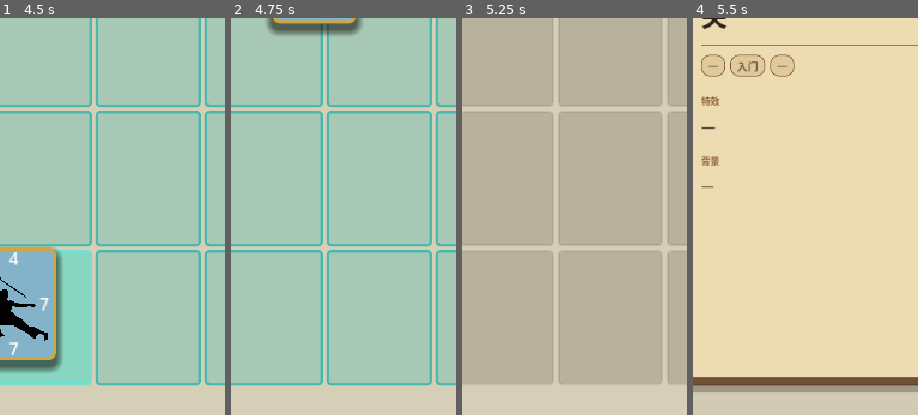
Above: before the commit, frames 1-4 (left to right).
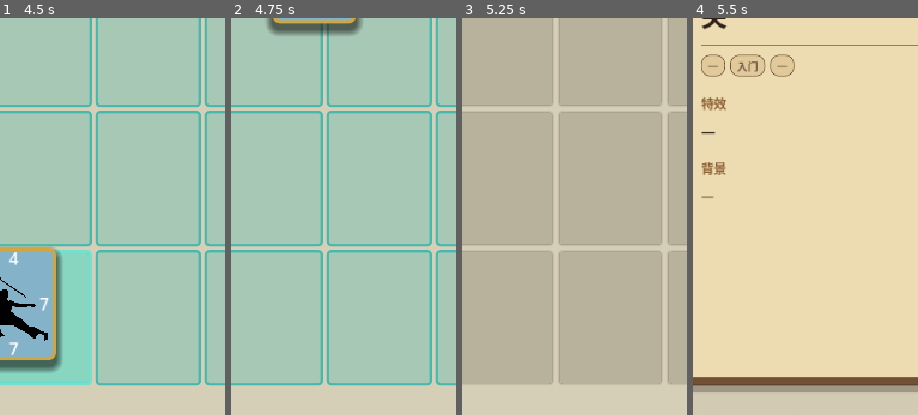
Above: after the commit, the same moments.

Repository: YLMstring/WuXiaCard
Game: Godot game, scene res://main.tscn
Same seed, same stepped clock (60 frames per second), same inputs: the game is played once before the commit and once after it.
Inputs (mouse positions are % of the whole screen's width and height, from its top left):
- Up to frame 1 (4.5 s): tap Enter at 0.5, 2, 3.5 s; drag from (12, 15) to (60, 27) at 0.52 s; tap Space at 1.25, 2.75, 4.25 s; drag from (31, 15) to (45, 70) at 1.27 s; move the mouse to (50, 15) at 2.02 s; click (50, 15) at 2.17 s; drag from (69, 15) to (20, 35) at 2.77 s; drag from (88, 15) to (55, 50) at 3.52 s; drag from (12, 88) to (35, 24) at 4.27 s
- Up to frame 2 (4.75 s): no input
- Up to frame 3 (5.25 s): move the mouse to (31, 88) at 5.02 s; click (31, 88) at 5.17 s
- Up to frame 4 (5.5 s): no input
The pictures show only the part of the screen within x 17-67%, y 31-81%; the shares and areas given below are measured in that part.

Frames 1-3 are identical in both runs. In frame 4, 0.8% of the frame differs, in the area x 3-15%, y 19-46%.

Commit message:
Update card_inspector.tscn

Diff:
--- a/scenes/card_inspector.tscn
+++ b/scenes/card_inspector.tscn
@@ -140,7 +140,7 @@
 layout_mode = 2
 mouse_filter = 2
 theme_override_colors/font_color = Color(0.55, 0.37, 0.2, 1)
-theme_override_font_sizes/font_size = 11
+theme_override_font_sizes/font_size = 15
 text = "特效"
 
 [node name="Description" type="Label" parent="Parchment/Body/Margin/Scroll/Content"]
@@ -161,7 +161,7 @@
 layout_mode = 2
 mouse_filter = 2
 theme_override_colors/font_color = Color(0.55, 0.37, 0.2, 1)
-theme_override_font_sizes/font_size = 11
+theme_override_font_sizes/font_size = 15
 text = "背景"
 
 [node name="Flavor" type="Label" parent="Parchment/Body/Margin/Scroll/Content"]
@@ -169,7 +169,7 @@
 size_flags_horizontal = 3
 mouse_filter = 2
 theme_override_colors/font_color = Color(0.42, 0.34, 0.27, 1)
-theme_override_font_sizes/font_size = 13
+theme_override_font_sizes/font_size = 15
 text = "华山剑法的绝招。"
 autowrap_mode = 3
 
